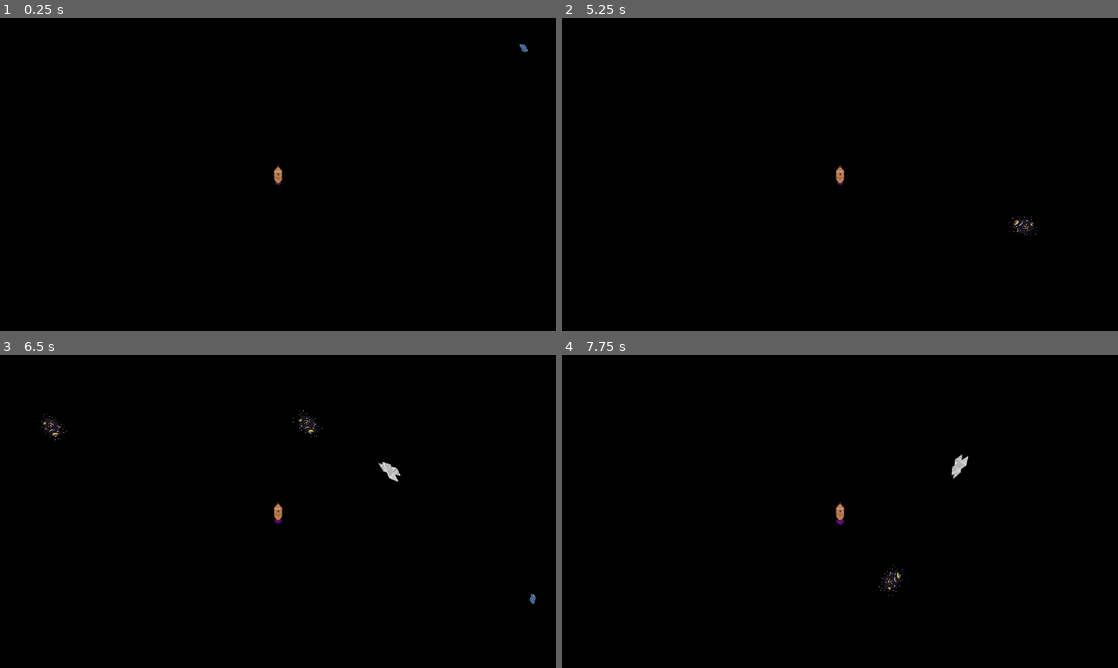
Above: before the commit, frames 1-4 (two rows, left to right).
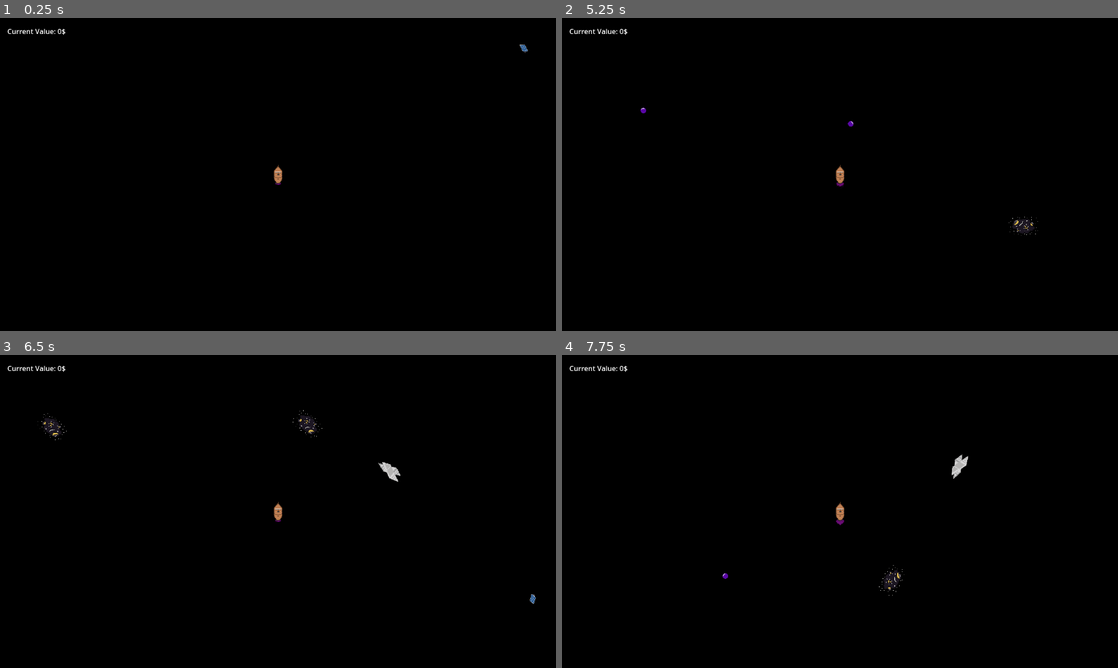
Above: after the commit, the same moments.

Repository: CarterHorton/starrrboard-HO
Game: Godot game, scene res://scenes/game.tscn
Same seed, same stepped clock (60 frames per second), same inputs: the game is played once before the commit and once after it.
Inputs:
- Up to frame 1 (0.25 s): no input
- Up to frame 2 (5.25 s): tap Enter at 0.5 s; hold Right (rotate_right) 0.53-1.28 s; hold Space (shoot) 0.53-1.28 s; hold Down (move_backward) 1.28-2.03 s; tap Space (shoot) at 1.35, 2.85, 4.35 s; hold Right (rotate_right) 2.03-2.78 s; hold Space (shoot) 2.03-2.78 s; hold Up (move_forward) 2.78-3.53 s; hold Space (shoot) 3.53-4.28 s; hold Left (rotate_left) 3.53-5.03 s; hold Down (move_backward) from 5.03 s (still down); hold Space (shoot) from 5.03 s (still down)
- Up to frame 3 (6.5 s): release Down (move_backward) at 5.78 s; release Space (shoot) at 5.78 s; hold Right (rotate_right) from 5.78 s (still down); tap Space (shoot) at 5.85 s
- Up to frame 4 (7.75 s): release Right (rotate_right) at 6.53 s; hold Up (move_forward) 6.53-7.28 s; hold Space (shoot) 6.53-7.28 s; hold Right (rotate_right) from 7.28 s (still down); tap Space (shoot) at 7.35 s

The runs differ from the first frame. In frame 1, less than 0.1% of the frame differs, in the area x 1-12%, y 3-6%; in frame 2, 0.1%, in the area x 1-53%, y 3-55%; in frame 3, 0.1%; in frame 4, 0.1%.

Commit message:
added firing and score board

Diff:
--- a/starrrboard,-ho!/project.godot
+++ b/starrrboard,-ho!/project.godot
@@ -58,6 +58,7 @@
 2d_physics/layer_2="BackgroundClose"
 2d_physics/layer_3="Scraps"
 2d_physics/layer_4="Asteroids"
+2d_physics/layer_5="laser"
 2d_physics/layer_8="Player"
 
 [rendering]
--- a/starrrboard,-ho!/scenes/Scraps.tscn
+++ b/starrrboard,-ho!/scenes/Scraps.tscn
@@ -28,7 +28,7 @@
 [node name="Scrap" type="Area2D" groups=["Scrap"]]
 scale = Vector2(0.02, 0.02)
 collision_layer = 4
-collision_mask = 5
+collision_mask = 133
 script = ExtResource("1_vh33x")
 
 [node name="SpriteTexture" type="Sprite2D" parent="."]
--- a/starrrboard,-ho!/scenes/game.tscn
+++ b/starrrboard,-ho!/scenes/game.tscn
@@ -1,5 +1,6 @@
-[gd_scene load_steps=7 format=3 uid="uid://cpf66xjmf73s2"]
+[gd_scene load_steps=8 format=3 uid="uid://cpf66xjmf73s2"]
 
+[ext_resource type="Script" uid="uid://cykq02oo3irg7" path="res://scripts/game.gd" id="1_u5sy4"]
 [ext_resource type="PackedScene" uid="uid://cs04s23q5dicv" path="res://scenes/player.tscn" id="1_uwrxv"]
 [ext_resource type="PackedScene" uid="uid://cpq10lsr3g175" path="res://scenes/Scraps.tscn" id="3_lnu2h"]
 [ext_resource type="Texture2D" uid="uid://6whstg5q2f0v" path="res://assets/ScrapTexture1.png" id="4_iywne"]
@@ -9,12 +10,20 @@
 
 [node name="game" type="Node2D"]
 position = Vector2(642, 356)
+script = ExtResource("1_u5sy4")
 
 [node name="GameManager" type="Node" parent="."]
 unique_name_in_owner = true
 script = ExtResource("6_p57ef")
 
 [node name="player" parent="." instance=ExtResource("1_uwrxv")]
+
+[node name="Label" type="Label" parent="player"]
+offset_left = -623.0
+offset_top = -341.0
+offset_right = -404.0
+offset_bottom = -237.0
+text = "Current Value: 0$"
 
 [node name="Scraps" type="Node2D" parent="."]
 
@@ -49,3 +58,5 @@
 [node name="Scrap8" parent="Scraps" instance=ExtResource("3_lnu2h")]
 position = Vector2(-230, -93)
 custom_Texture = ExtResource("5_p57ef")
+
+[node name="lasers" type="Node" parent="."]
--- a/starrrboard,-ho!/scenes/game_manager.gd
+++ b/starrrboard,-ho!/scenes/game_manager.gd
@@ -1,7 +1,8 @@
 extends Node
 
+@onready var label: Label = $"../player/Label"
 var score:int = 0;
 
 func addPoint():
 	score += 1
-	print(score)
+	label.text= "Current Value: " + str(score) +"$"
--- a/starrrboard,-ho!/scenes/laser.tscn
+++ b/starrrboard,-ho!/scenes/laser.tscn
@@ -7,16 +7,23 @@
 radius = 62.0
 
 [node name="laser" type="Area2D"]
+position = Vector2(0, 1)
+collision_layer = 16
+collision_mask = 9
 script = ExtResource("1_a7dhc")
 
 [node name="Sprite2D" type="Sprite2D" parent="."]
-position = Vector2(-4, -23)
+position = Vector2(-1.0000002, -3.000002)
+scale = Vector2(0.1, 0.1)
 texture = ExtResource("1_xmihv")
 
 [node name="CollisionShape2D" type="CollisionShape2D" parent="."]
-position = Vector2(8, -67)
+position = Vector2(9.536743e-07, -7.000002)
+scale = Vector2(0.1, 0.1)
 shape = SubResource("CircleShape2D_a7dhc")
 
 [node name="VisibleOnScreenNotifier2D" type="VisibleOnScreenNotifier2D" parent="."]
+position = Vector2(6, -11)
+rect = Rect2(-10, -2, 8, 12)
 
 [connection signal="screen_exited" from="VisibleOnScreenNotifier2D" to="." method="_on_visible_on_screen_notifier_2d_screen_exited"]
--- a/starrrboard,-ho!/scenes/player.tscn
+++ b/starrrboard,-ho!/scenes/player.tscn
@@ -54,6 +54,8 @@
 height = 34.0
 
 [node name="player" type="CharacterBody2D" groups=["player"]]
+collision_layer = 128
+collision_mask = 9
 script = ExtResource("1_g2els")
 
 [node name="Sprite2D" type="Sprite2D" parent="."]
--- /dev/null
+++ b/starrrboard,-ho!/scripts/game.gd
@@ -0,0 +1,10 @@
+extends Node2D
+
+@onready var lasers = $lasers
+@onready var player = $player
+
+func _ready() -> void:
+	player.connect("laser_shot", _on_player_laser_shot)
+
+func _on_player_laser_shot(laser):
+	lasers.add_child(laser)
--- a/starrrboard,-ho!/scripts/laser.gd
+++ b/starrrboard,-ho!/scripts/laser.gd
@@ -1,8 +1,9 @@
 extends Area2D
 
 @export var speed := 500.0
-
 var movement_vector := Vector2(0,-1)
 
+func _physics_process(delta: float) -> void:
+	global_position += movement_vector.rotated(rotation)* speed * delta
 func _on_visible_on_screen_notifier_2d_screen_exited():
 	queue_free()
--- a/starrrboard,-ho!/scripts/player.gd
+++ b/starrrboard,-ho!/scripts/player.gd
@@ -1,6 +1,6 @@
 extends CharacterBody2D
 
-#signal laser_shot(laser)
+signal laser_shot(laser)
 
 @export var acceleration := 10
 @export var max_speed := 350
@@ -10,12 +10,23 @@
 @onready var thruster: AnimatedSprite2D = $Sprite2D/AnimatedSprite2D
 
 var laser_scene = preload("res://scenes/laser.tscn")
+var shoot_cd = false
+
+func _process(delta):
+	if Input.is_action_pressed("shoot"):
+		if !shoot_cd:
+			shoot_cd=true
+			shoot_laser()
+			await get_tree().create_timer(1).timeout
+			shoot_cd=false
+
 func _physics_process(delta: float) -> void:
 
 	var input_vector := Vector2(0,Input.get_axis("move_forward","move_backward"))
 	velocity += input_vector.rotated(rotation)*acceleration
 	velocity = velocity.limit_length(max_speed)
 	if velocity:
+		thruster.speed_scale = velocity.length()/400
 		thruster.play("thrusting")
 	else:
 		thruster.play("idle")
@@ -28,3 +39,9 @@
 
 
 	move_and_slide()
+
+func shoot_laser():
+	var l = laser_scene.instantiate()
+	l.global_position = gun.global_position
+	l.rotation=rotation
+	emit_signal("laser_shot",l)
Not shown, added: starrrboard,-ho!/scripts/game.gd.uid
